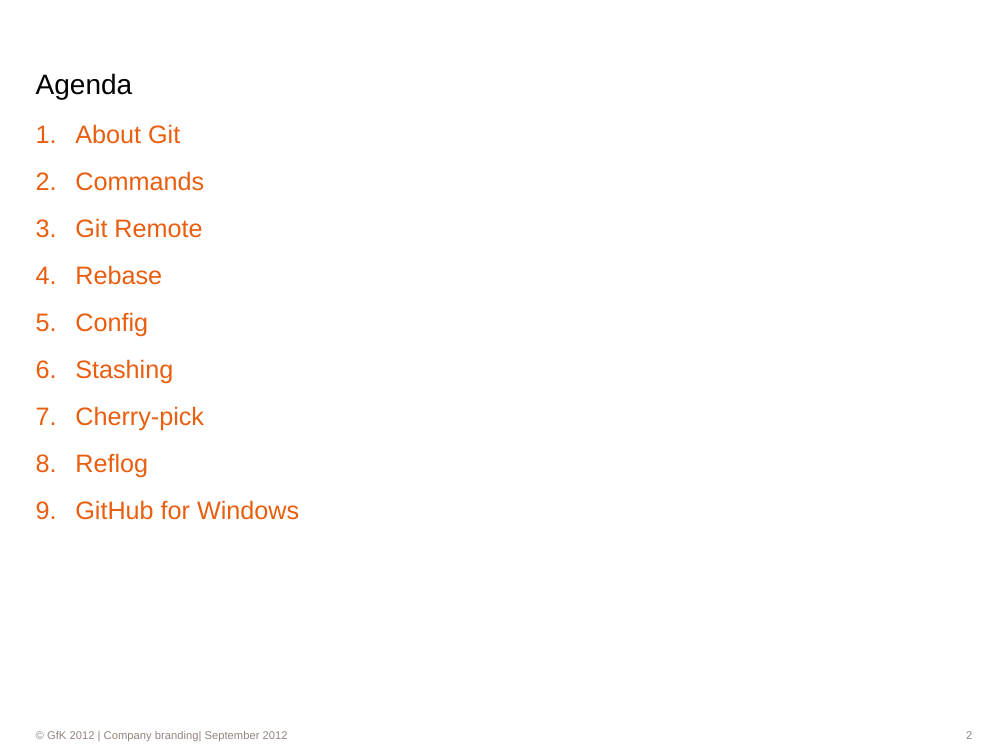
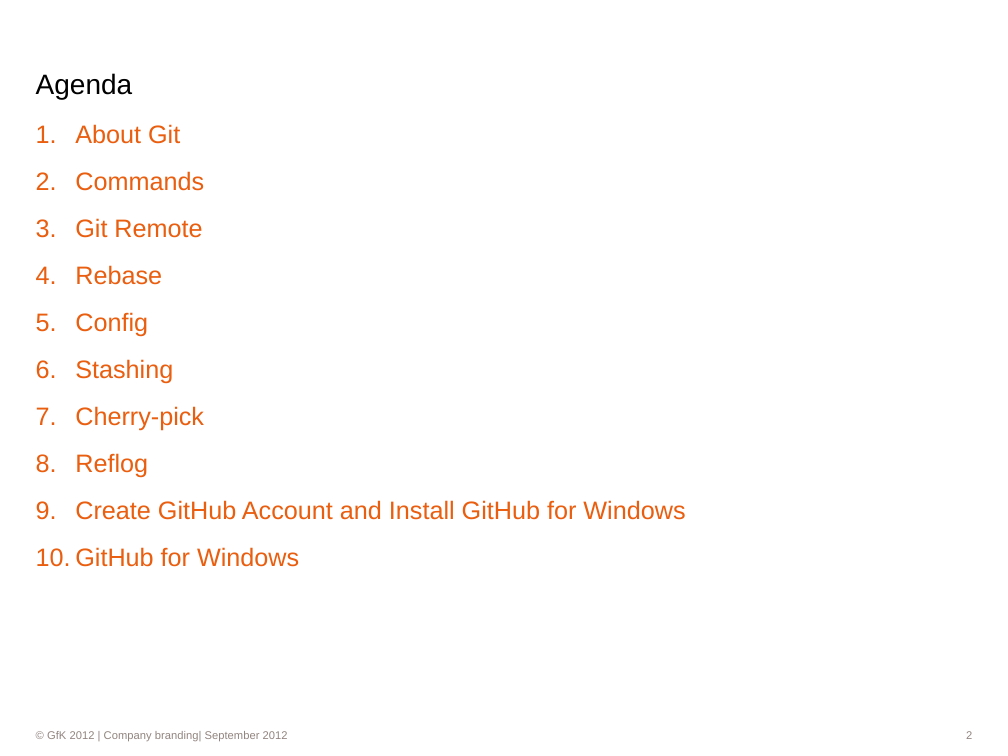
Before and after one commit to StarTrackDevelopment/TeaCup, a slide deck: slide 2 of Presentations/Work with GitHub/Git.pptx. Drawn at 1008x756 pixels with LibreOffice and Linux fonts; fonts in the diff are those of the drawing; background and template pictures are left out. Boxes give left, top, right and bottom in pixels: in the first picture for what was removed or moved away, otherwise in the second. Text is boxed around its words. In the diff, an @@ line names an element or a change of style, - is before the commit and + after.

Commit message:
Git presentaion is changed
Git presentaion is changed

```diff
--- a/Presentations/Work with GitHub/Git.pptx
+++ b/Presentations/Work with GitHub/Git.pptx
@@ text at box(75, 500, 685, 520): paragraph added @@
+9. Create GitHub Account and Install GitHub for Windows
```
